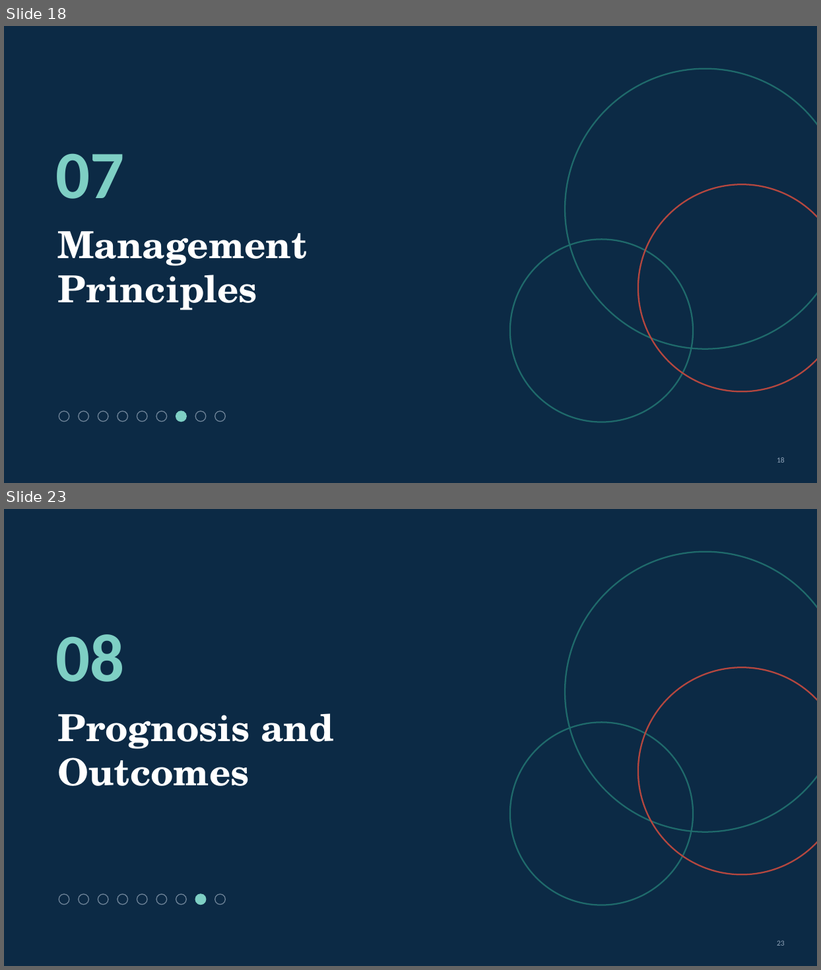
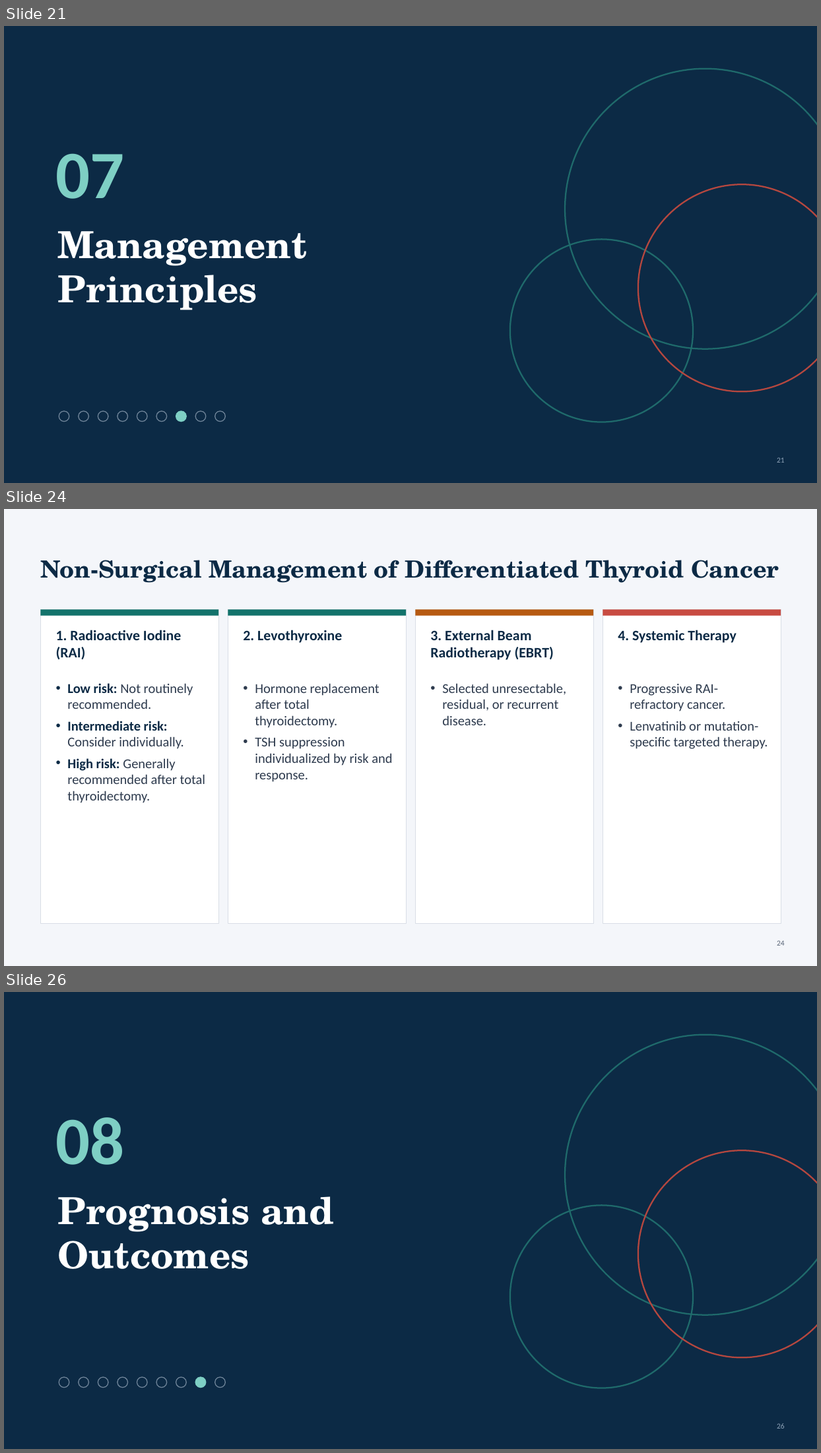
Before and after one commit to Anmo0/Claude-Code-Cloud-, a slide deck: thyroid-seminar/Thyroid_Tumors_Seminar.pptx. Shown one above the other, each under a label of ours: slides 18 and 23 before the commit, slides 21, 24 and 26 after it; the slides between them are not shown. The pictures are 821x970 and 821x1453 pixels, drawn with LibreOffice and Linux fonts; fonts in the diff are those of the drawing. Boxes give left, top, right and bottom in pixels: in the first picture for what was removed or moved away, otherwise in the second. Text is boxed around its words. In the diff, an @@ line names an element or a change of style, - is before the commit and + after.

```diff
--- a/thyroid-seminar/Thyroid_Tumors_Seminar.pptx
+++ b/thyroid-seminar/Thyroid_Tumors_Seminar.pptx
@@ slide 24 added at (x1=4, y1=509, x2=817, y2=966), background #F4F6FA @@
@@ title added at (x1=40, y1=560, x2=780, y2=583), 28 pt, text #0C2A45, bold @@
+Non-Surgical Management of Differentiated Thyroid Cancer
@@ rectangle added at (x1=40, y1=609, x2=218, y2=923), fill #FFFFFF, outline #D9DEE6 0.75 pt @@
@@ rectangle added at (x1=40, y1=609, x2=218, y2=616), fill #13736B @@
@@ rectangle added at (x1=228, y1=609, x2=406, y2=923), fill #FFFFFF, outline #D9DEE6 0.75 pt @@
@@ rectangle added at (x1=228, y1=609, x2=406, y2=616), fill #13736B @@
@@ rectangle added at (x1=416, y1=609, x2=594, y2=923), fill #FFFFFF, outline #D9DEE6 0.75 pt @@
@@ rectangle added at (x1=416, y1=609, x2=594, y2=616), fill #B65A12 @@
@@ rectangle added at (x1=603, y1=609, x2=781, y2=923), fill #FFFFFF, outline #D9DEE6 0.75 pt @@
@@ rectangle added at (x1=603, y1=609, x2=781, y2=616), fill #C84B41 @@
@@ text added at (x1=56, y1=630, x2=181, y2=659), 17 pt, text #0C2A45, bold @@
+1. Radioactive Iodine (RAI)
@@ text added at (x1=243, y1=630, x2=342, y2=643), 17 pt, text #0C2A45, bold @@
+2. Levothyroxine
@@ text added at (x1=430, y1=630, x2=554, y2=660), 17 pt, text #0C2A45, bold @@
+3. External Beam Radiotherapy (EBRT)
@@ text added at (x1=618, y1=630, x2=737, y2=643), 17 pt, text #0C2A45, bold @@
+4. Systemic Therapy
@@ text added at (x1=67, y1=683, x2=206, y2=803), 16 pt, text #2E3B4E @@
+• Low risk: Not routinely recommended.
+• Intermediate risk: Consider individually.
+• High risk: Generally recommended after total thyroidectomy.
@@ text added at (x1=255, y1=683, x2=392, y2=782), 16 pt, text #2E3B4E @@
+• Hormone replacement after total thyroidectomy.
+• TSH suppression individualized by risk and response.
@@ text added at (x1=442, y1=683, x2=567, y2=725), 16 pt, text #2E3B4E @@
+• Selected unresectable, residual, or recurrent disease.
@@ text added at (x1=630, y1=684, x2=768, y2=749), 16 pt, text #2E3B4E @@
+• Progressive RAI-refractory cancer.
+• Lenvatinib or mutation-specific targeted therapy.
@@ page number added at (x1=777, y1=941, x2=785, y2=946), 9 pt, text #5A6678 @@
+24
@@ what was slide 18 is now slide 21 @@
@@ page number at (x1=777, y1=458, x2=785, y2=463): text changed @@
-18
+21
@@ what was slide 23 is now slide 26 @@
@@ page number at (x1=777, y1=1424, x2=785, y2=1429): text changed @@
-23
+26
```
Also in this commit, not shown: 2 slides changed, 16 other slides added, 13 slides removed, 11 other files.
